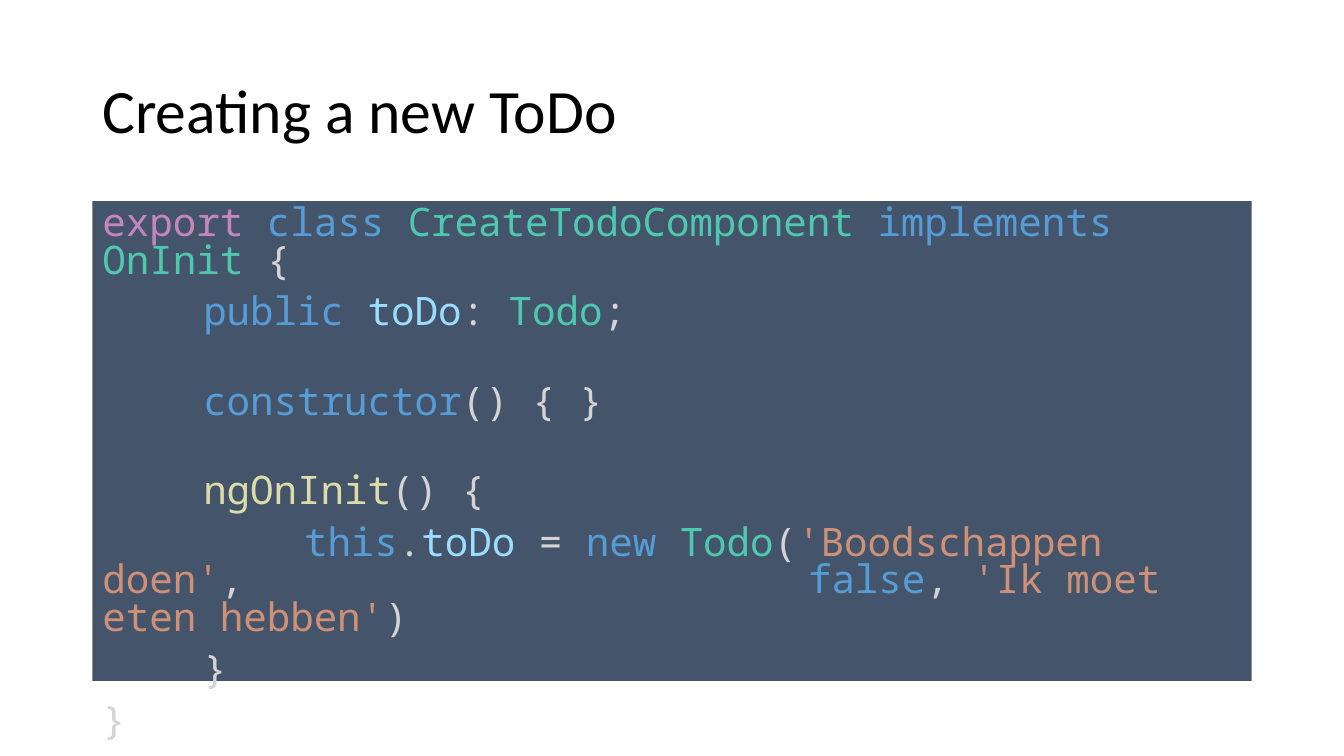
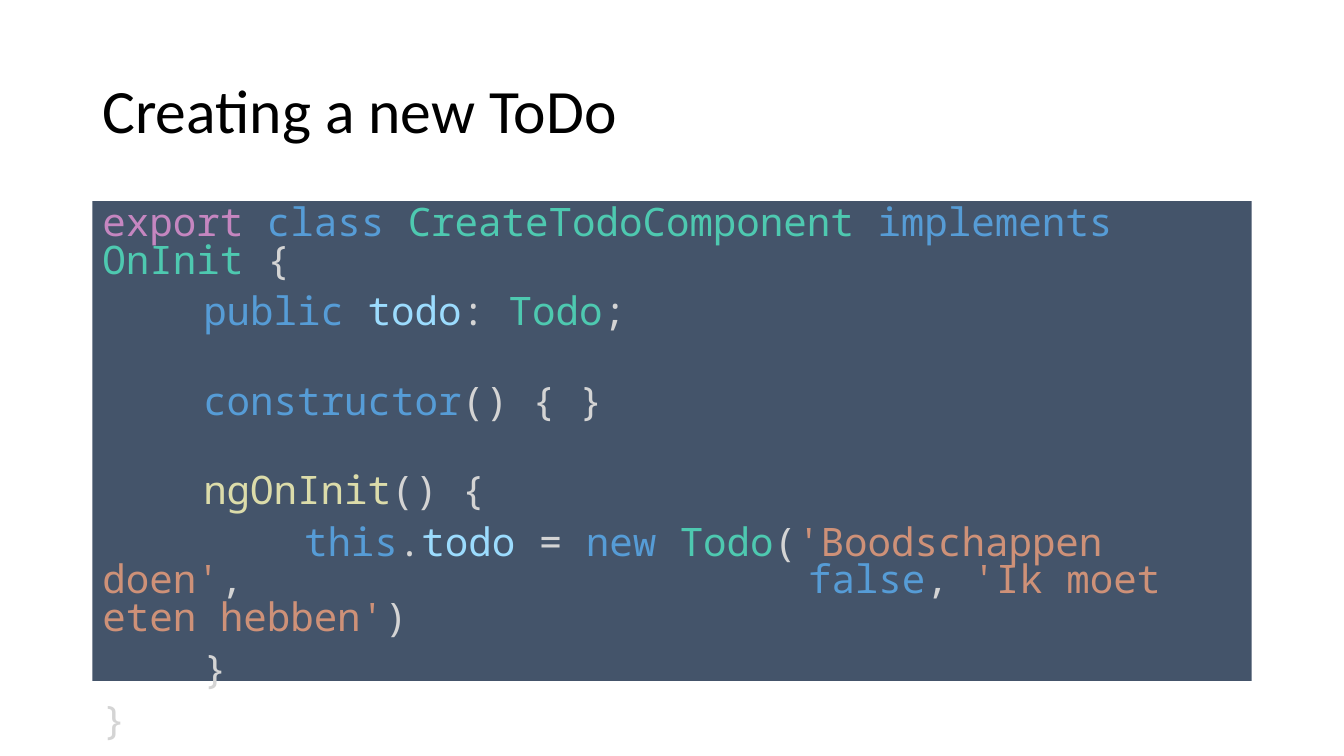
Before and after one commit to spirit-coding/todo-app-aj33349, a slide deck: slide 13 of Angular2.pptx. Drawn at 1344x756 pixels with LibreOffice and Linux fonts; fonts in the diff are those of the drawing. Boxes give left, top, right and bottom in pixels: in the first picture for what was removed or moved away, otherwise in the second. Text is boxed around its words. In the diff, an @@ line names an element or a change of style, - is before the commit and + after.

```diff
--- a/Angular2.pptx
+++ b/Angular2.pptx
@@ text at [203,295,626,335]: text changed @@
-public toDo: Todo;
+public todo: Todo;
@@ text at [102,526,1160,637]: text changed @@
-this.toDo = new Todo('Boodschappen doen', false, 'Ik moet eten hebben')
+this.todo = new Todo('Boodschappen doen', false, 'Ik moet eten hebben')
```
Also in this commit, not shown: 6 other slides changed, 9 slides added, 7 other files.
